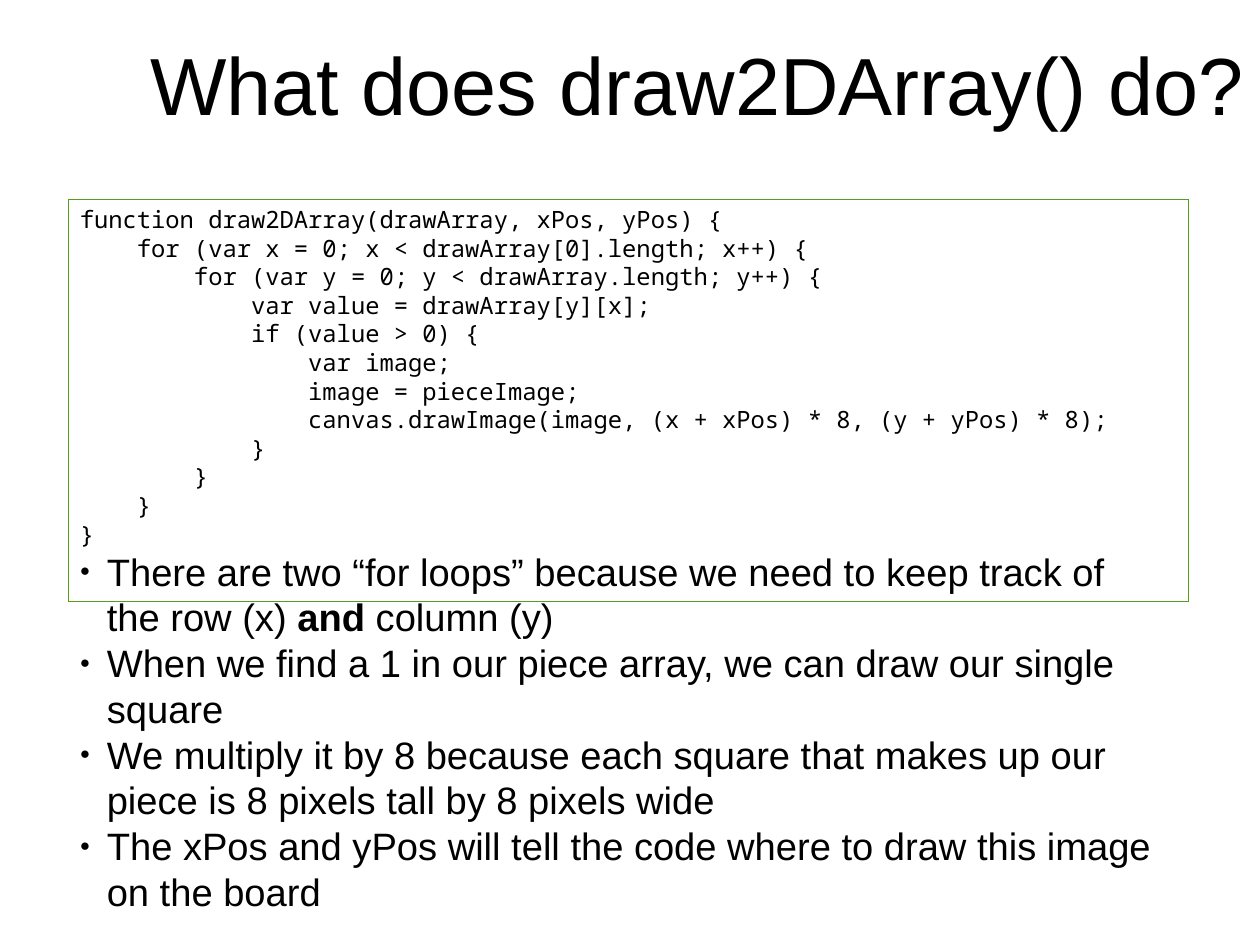
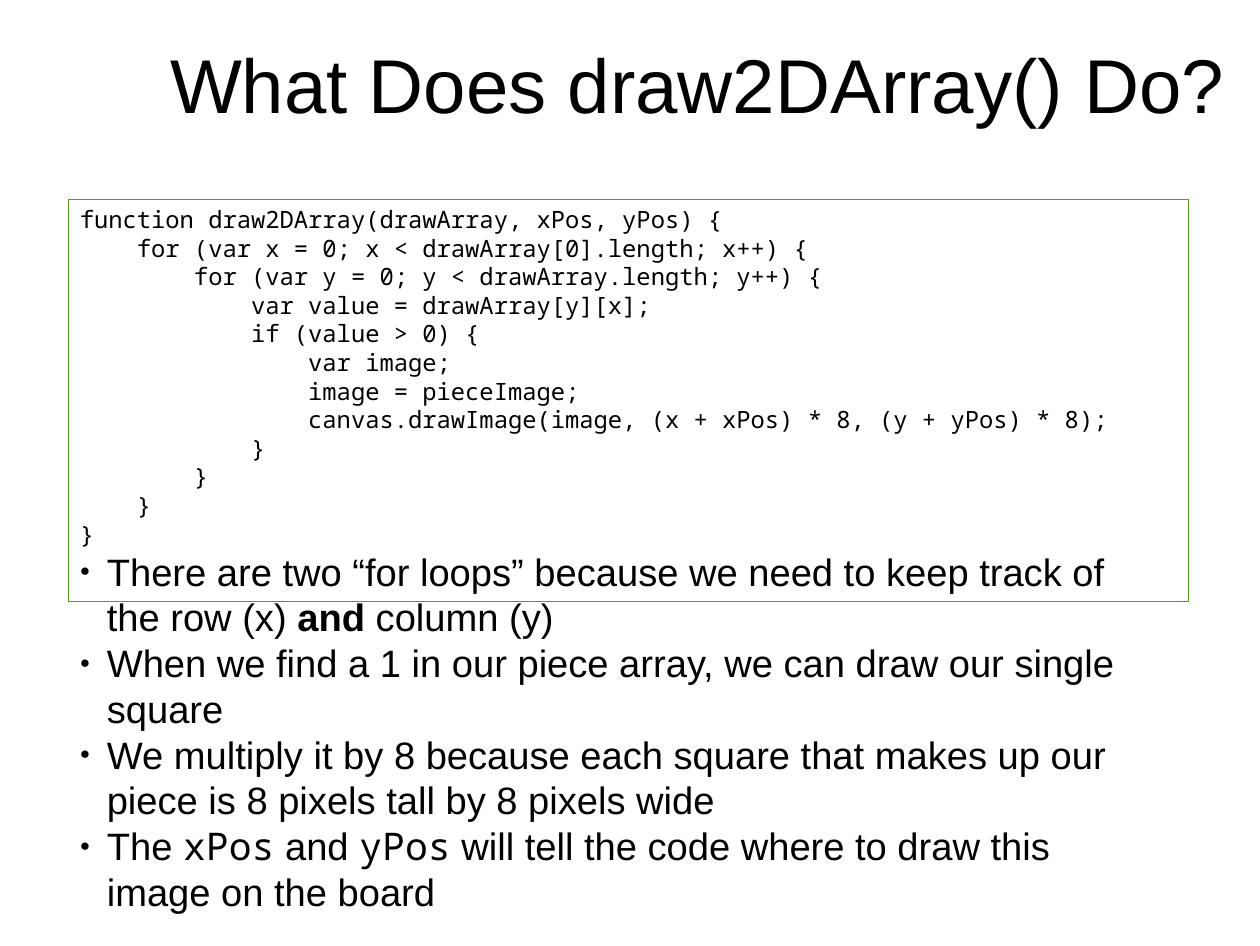
Before and after one commit to originalgrego/Webtris, a slide deck: slide 12 of Webtris - Explorathon 2019.odp. Drawn at 1260x946 pixels with LibreOffice and Linux fonts; fonts in the diff are those of the drawing; background and template pictures are left out. Boxes give left, top, right and bottom in pixels: in the first picture for what was removed or moved away, otherwise in the second. Text is boxed around its words. In the diff, an @@ line names an element or a change of style, - is before the commit and + after.

```diff
--- a/Webtris - Explorathon 2019.odp
+++ b/Webtris - Explorathon 2019.odp
@@ title at box(170, 57, 1224, 128): text changed; size 51 to 48 pt @@
-What does draw2DArray() do?
+What Does draw2DArray() Do?
@@ text at box(107, 832, 1050, 914): font Arial to Noto Sans Mono in "xPos yPos" @@
```
Also in this commit, not shown: 19 other slides changed, 4 slides added, 1 other file.
